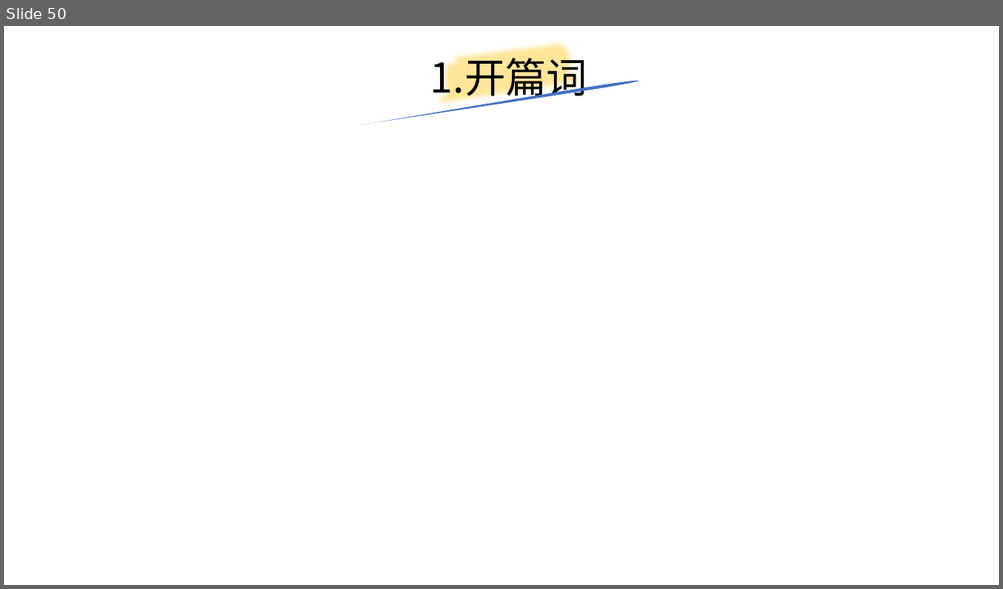
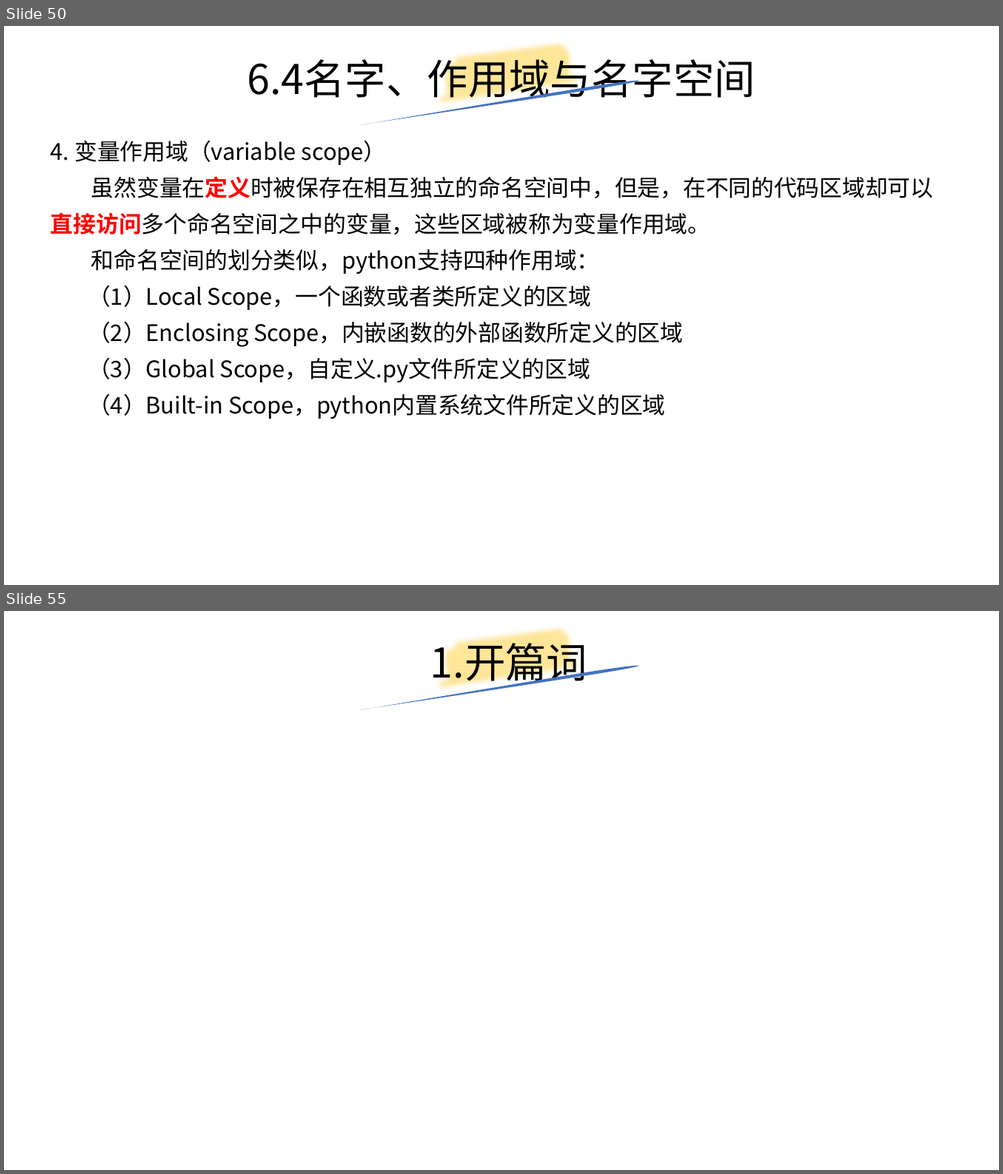
Before and after one commit to yiwenliu/CorePython, a slide deck: PPT/CorePython.pptx. Shown one above the other, each under a label of ours: slide 50 before the commit, slides 50 and 55 after it; the slides between them are not shown. The pictures are 1003x589 and 1003x1174 pixels, drawn with LibreOffice and Linux fonts; fonts in the diff are those of the drawing. Boxes give left, top, right and bottom in pixels: in the first picture for what was removed or moved away, otherwise in the second. Text is boxed around its words. In the diff, an @@ line names an element or a change of style, - is before the commit and + after.

```diff
--- a/PPT/CorePython.pptx
+++ b/PPT/CorePython.pptx
@@ slide 50 added at [4,26,999,585], background #FFFFFF @@
@@ freeform shape added at [434,26,586,124], outline #FFE699 16 pt @@
@@ title added at [247,53,755,104], 39.6 pt, text #000000 @@
+6.4名字、作用域与名字空间
@@ freeform shape added at [359,79,640,124], fill #4472C4 @@
@@ text added at [51,140,933,419], 22 pt, text #000000 @@
+4. 变量作用域（variable scope）
+虽然变量在定义时被保存在相互独立的命名空间中，但是，在不同的代码区域却可以直接访问多个命名空间之中的变量，这些区域被称为变量作用域。
+和命名空间的划分类似，python支持四种作用域：
+  （1）Local Scope，一个函数或者类所定义的区域
+  （2）Enclosing Scope，内嵌函数的外部函数所定义的区域
+  （3）Global Scope，自定义.py文件所定义的区域
+  （4）Built-in Scope，python内置系统文件所定义的区域
@@ what was slide 50 is now slide 55 @@
```
Also in this commit, not shown: 2 slides changed, 4 other slides added, 1 other file.
